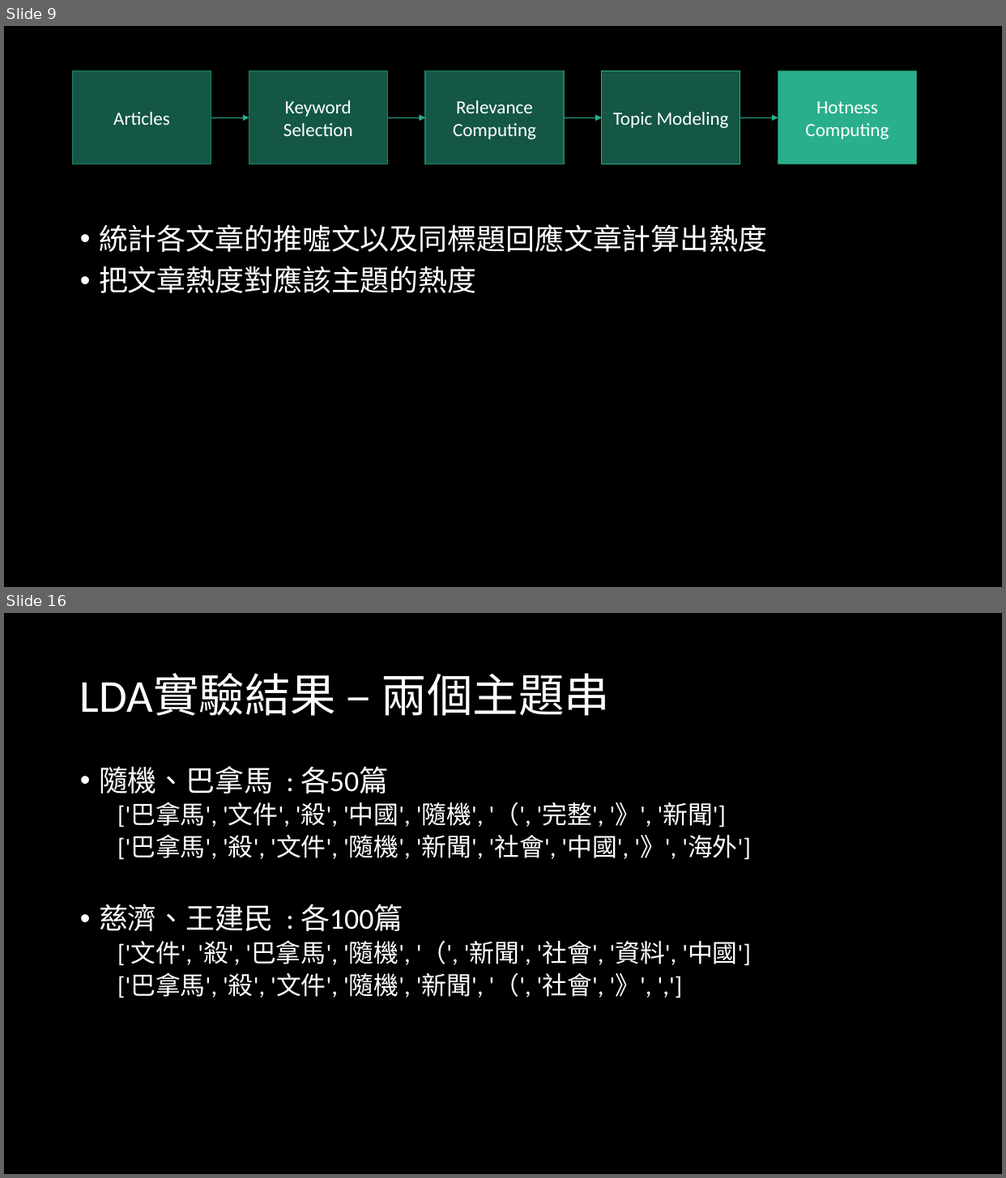
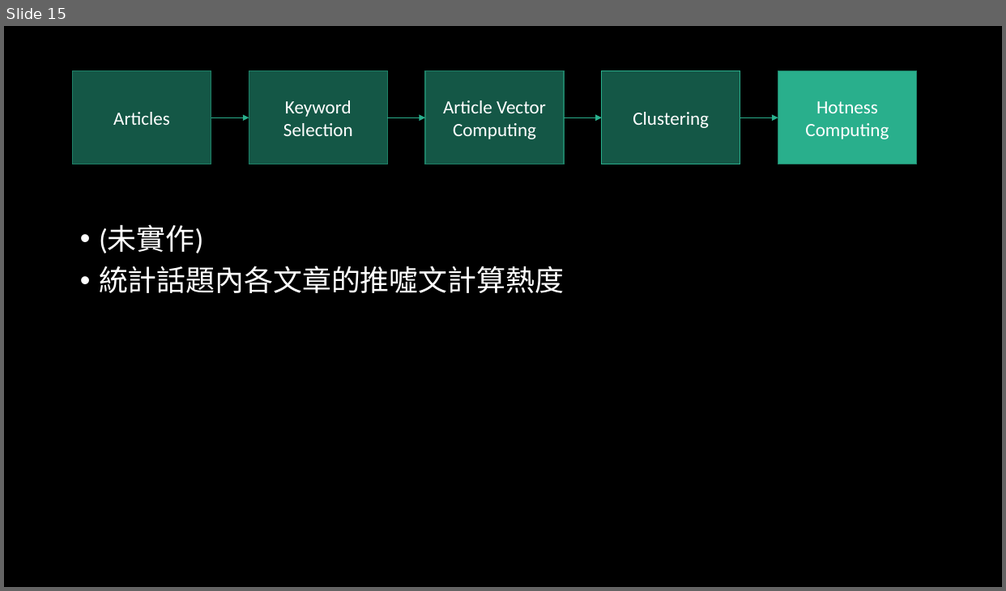
Before and after one commit to ZhongTing/HotTopicDetection, a slide deck: Hot-Topic-Detection.pptx. Shown one above the other, each under a label of ours: slides 9 and 16 before the commit, slide 15 after it; the slides between them are not shown. The pictures are 1006x1178 and 1006x591 pixels, drawn with LibreOffice and Linux fonts; fonts in the diff are those of the drawing. Boxes give left, top, right and bottom in pixels: in the first picture for what was removed or moved away, otherwise in the second. Text is boxed around its words. In the diff, an @@ line names an element or a change of style, - is before the commit and + after.

```diff
--- a/Hot-Topic-Detection.pptx
+++ b/Hot-Topic-Detection.pptx
@@ slide 16 removed at (4, 613, 1002, 1174), background #000000 @@
@@ title removed at (80, 673, 610, 716) @@
-LDA實驗結果 – 兩個主題串
@@ text removed at (99, 766, 751, 999) @@
-• 隨機、巴拿馬 : 各50篇
-  ['巴拿馬', '文件', '殺', '中國', '隨機', '（', '完整', '》', '新聞']
-  ['巴拿馬', '殺', '文件', '隨機', '新聞', '社會', '中國', '》', '海外']
-• 慈濟、王建民 : 各100篇
-  ['文件', '殺', '巴拿馬', '隨機', '（', '新聞', '社會', '資料', '中國']
-  ['巴拿馬', '殺', '文件', '隨機', '新聞', '（', '社會', '》', ',']
@@ what was slide 9 is now slide 15 @@
@@ slide 15 changed as well @@
@@ text in rectangle at (443, 101, 546, 139): text changed @@
-Relevance
-Computing
+Article Vector
+Computing
@@ text in rectangle at (633, 112, 709, 128): text changed @@
-Topic Modeling
+Clustering
@@ text at (99, 225, 564, 293): text changed @@
-• 統計各文章的推噓文以及同標題回應文章計算出熱度
-• 把文章熱度對應該主題的熱度
+• (未實作)
+• 統計話題內各文章的推噓文計算熱度
```
Also in this commit, not shown: 4 other slides changed, 11 slides added, 11 other slides removed, 1 other file.
